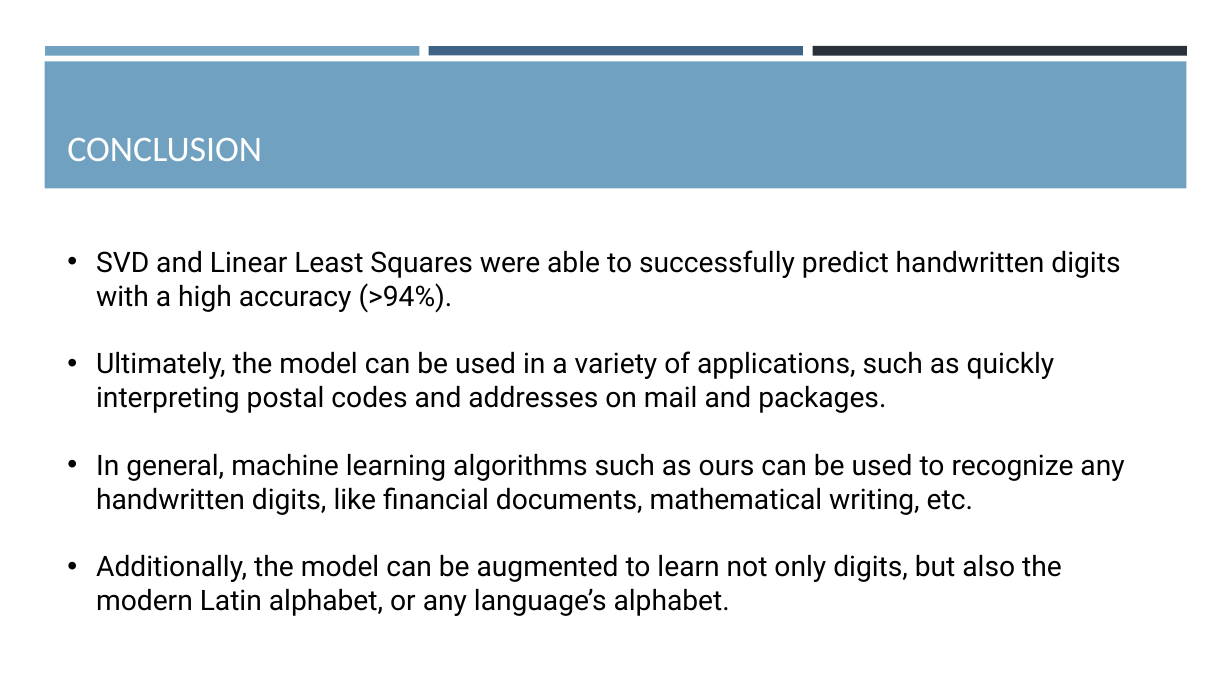
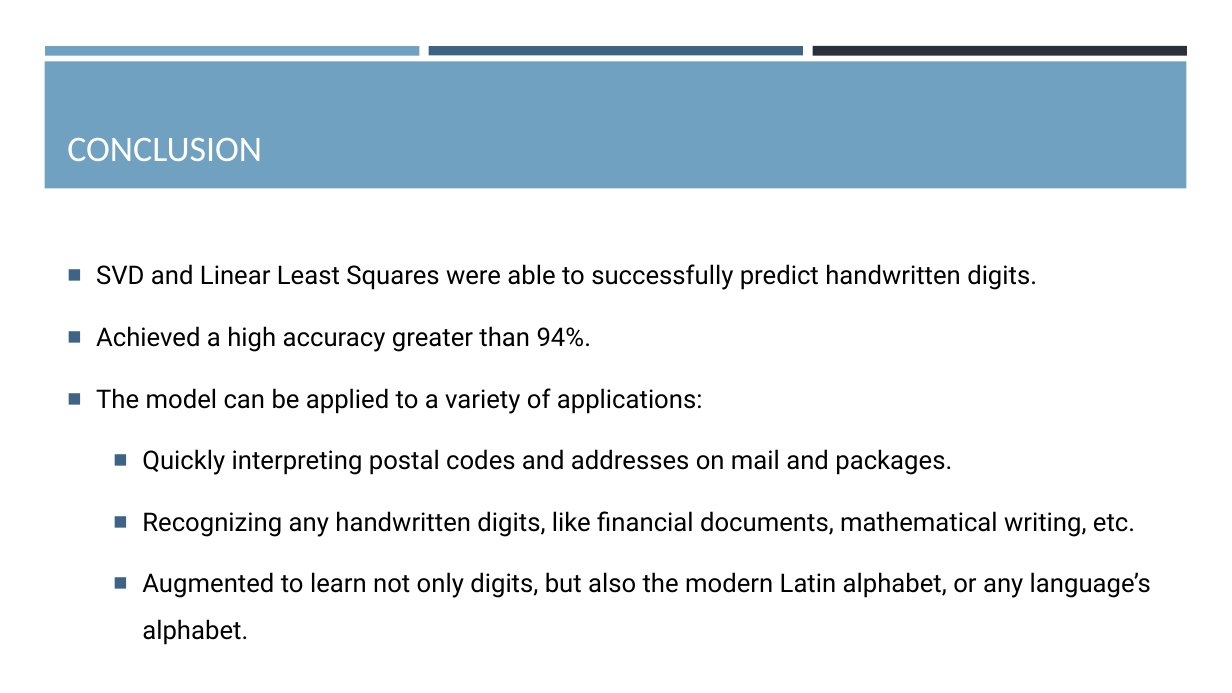
Before and after one commit to justinrnichols/Digit_Recognition, a slide deck: slide 16 of Reports/SVDPowerpoint.pptx (slide 14 before the commit). Drawn at 1232x693 pixels with LibreOffice and Linux fonts; fonts in the diff are those of the drawing. Boxes give left, top, right and bottom in pixels: in the first picture for what was removed or moved away, otherwise in the second. Text is boxed around its words. In the diff, an @@ line names an element or a change of style, - is before the commit and + after.

```diff
--- a/Reports/SVDPowerpoint.pptx
+++ b/Reports/SVDPowerpoint.pptx
@@ text at (x1=96, y1=264, x2=1151, y2=645): text changed; size 22 to 20 pt @@
-• SVD and Linear Least Squares were able to successfully predict handwritten digits with a high accuracy (>94%).
-• Ultimately, the model can be used in a variety of applications, such as quickly interpreting postal codes and addresses on mail and packages.
-• In general, machine learning algorithms such as ours can be used to recognize any handwritten digits, like financial documents, mathematical writing, etc.
-• Additionally, the model can be augmented to learn not only digits, but also the modern Latin alphabet, or any language’s alphabet.
+■ SVD and Linear Least Squares were able to successfully predict handwritten digits.
+■ Achieved a high accuracy greater than 94%.
+■ The model can be applied to a variety of applications:
+  ■ Quickly interpreting postal codes and addresses on mail and packages.
+  ■ Recognizing any handwritten digits, like financial documents, mathematical writing, etc.
+  ■ Augmented to learn not only digits, but also the modern Latin alphabet, or any language’s alphabet.
```
Also in this commit, not shown: 15 other slides changed, 2 slides added, 1 other file.
